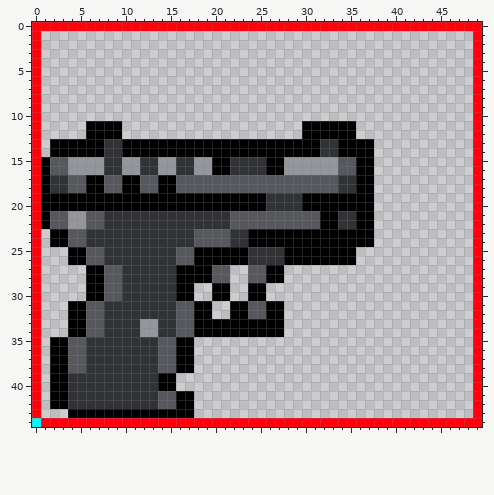
Pixel-art sprite: android/assets/armes/pistolet.png. The picture above is the old version.
The file is 50x45 pixels.
The result:
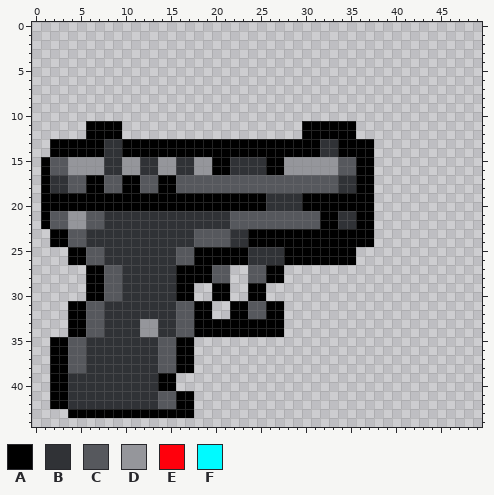
Palette (. is transparent): A #000000  B #303236  C #56585d  D #95969b  E #ff000c  F #00faff
What changed:
y 0: x 0..49 EEEEEEEEEEEEEEEEEEEEEEEEEEEEEEEEEEEEEEEEEEEEEEEEEE -> ..................................................
y 1..43: x 0 E -> .; x 49 E -> .
y 44: x 0..49 FEEEEEEEEEEEEEEEEEEEEEEEEEEEEEEEEEEEEEEEEEEEEEEEEE -> ..................................................
